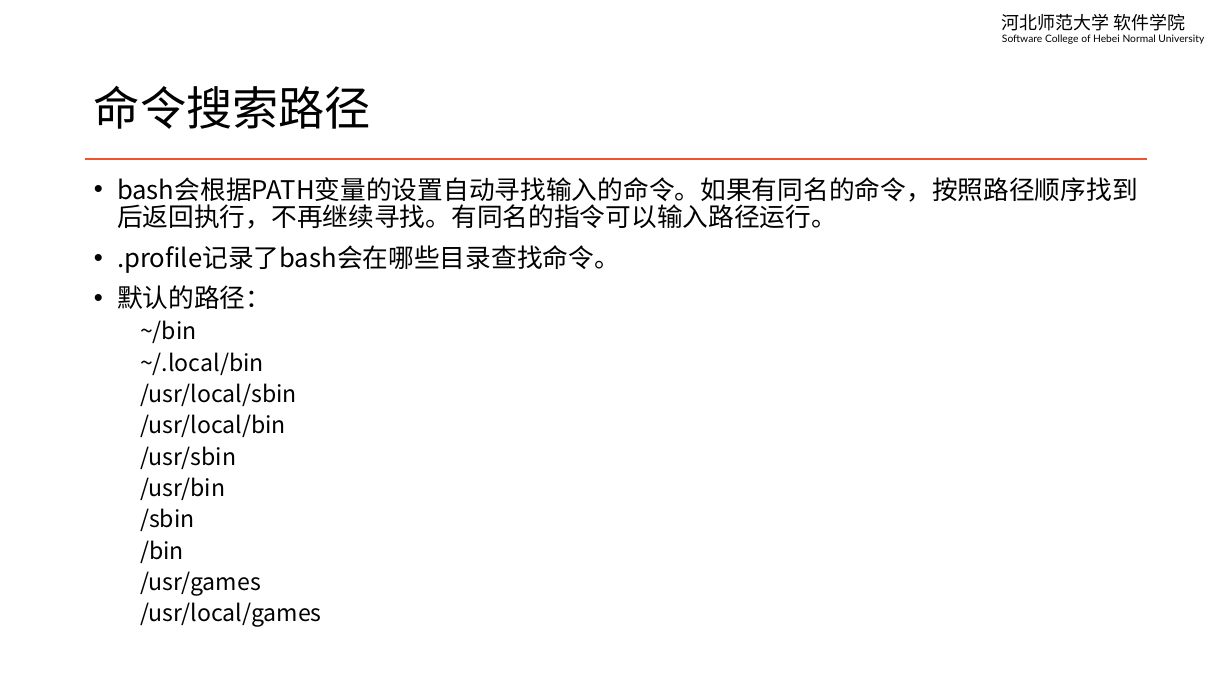
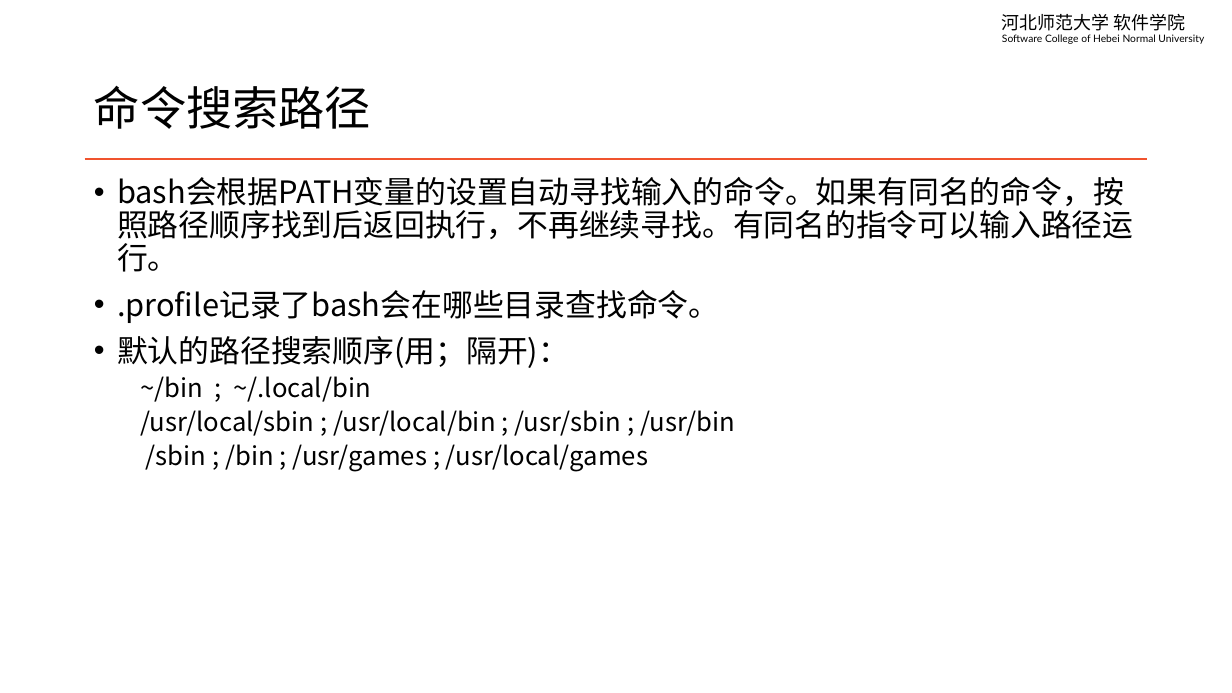
Before and after one commit to edu2act/course-linux-system, a slide deck: slide 8 of materials/slides/ch03-terminal-and-basic.pptx (slide 7 before the commit). Drawn at 1232x693 pixels with LibreOffice and Linux fonts; fonts in the diff are those of the drawing. Boxes give left, top, right and bottom in pixels: in the first picture for what was removed or moved away, otherwise in the second. Text is boxed around its words. In the diff, an @@ line names an element or a change of style, - is before the commit and + after.

```diff
--- a/materials/slides/ch03-terminal-and-basic.pptx
+++ b/materials/slides/ch03-terminal-and-basic.pptx
@@ text at (x1=117, y1=177, x2=1133, y2=323): size 20 to 24 pt in "bash会根据PATH变量的设置自动寻找输入的命令。如果有同名的命令，按照路径顺序找到后返回执行，不再继续寻找。有同名的 ...", ".profile记录了bash会在哪些目录查找命令。" @@
@@ text at (x1=117, y1=336, x2=735, y2=472): text changed; size 18 to 20 pt @@
-• 默认的路径：
-  ~/bin
-  ~/.local/bin
-  /usr/local/sbin
-  /usr/local/bin
-  /usr/sbin
-  /usr/bin
-  /sbin
-  /bin
-  /usr/games
-  /usr/local/games
+• 默认的路径搜索顺序(用；隔开)：
+  ~/bin ; ~/.local/bin
+  /usr/local/sbin ; /usr/local/bin ; /usr/sbin ; /usr/bin
+  /sbin ; /bin ; /usr/games ; /usr/local/games
```
Also in this commit, not shown: 9 other slides changed, 2 slides added, 5 other files.
